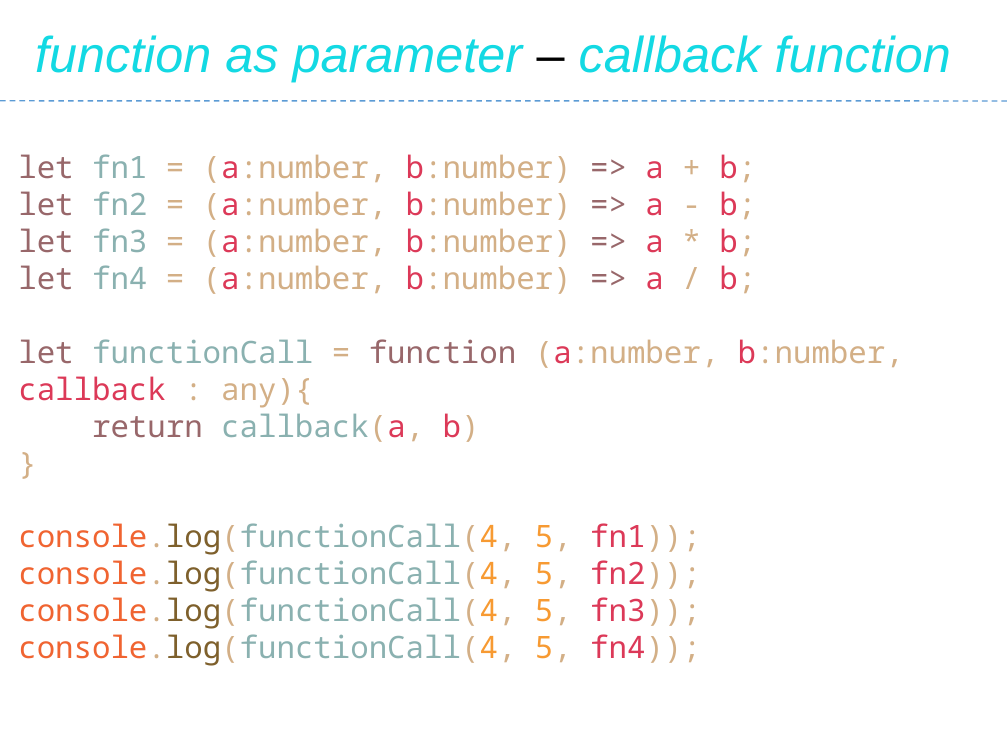
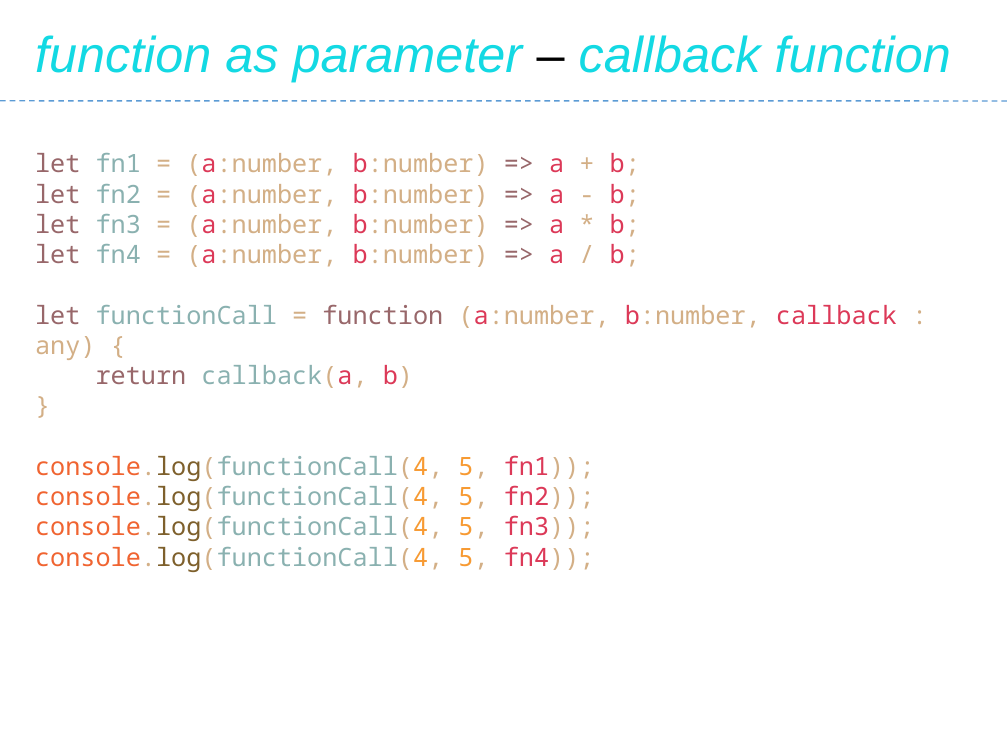
Before and after one commit to Saleel-Bagde/PPT-s, a slide deck: slide 192 of JavaScript.pptx. Drawn at 1008x756 pixels with LibreOffice and Linux fonts; fonts in the diff are those of the drawing. Boxes give left, top, right and bottom in pixels: in the first picture for what was removed or moved away, otherwise in the second. Text is boxed around its words. In the diff, an @@ line names an element or a change of style, - is before the commit and + after.

```diff
--- a/JavaScript.pptx
+++ b/JavaScript.pptx
@@ text "let fn1 = (a:number, b:number) ...": place and size @@
-text "let fn1 = (a:number, b:number) ..." at box(18, 154, 904, 666)
+text "let fn1 = (a:number, b:number) ..." at box(35, 153, 897, 541)
@@ text at box(35, 153, 640, 541): size 22 to 18 pt in "let fn1 = (a:number, b:number) => a ...", "let fn2 = (a:number, b:number) => a ...", "let fn3 = (a:number, b:number) => a ...", "let fn4 = (a:number, b:number) => a ..." and 6 more places @@
@@ text at box(35, 304, 897, 360): text changed; size 22 to 18 pt @@
-let functionCall = function (a:number, b:number, callback : any){
+let functionCall = function (a:number, b:number, callback : any) {
```
Also in this commit, not shown: 17 other slides changed.
